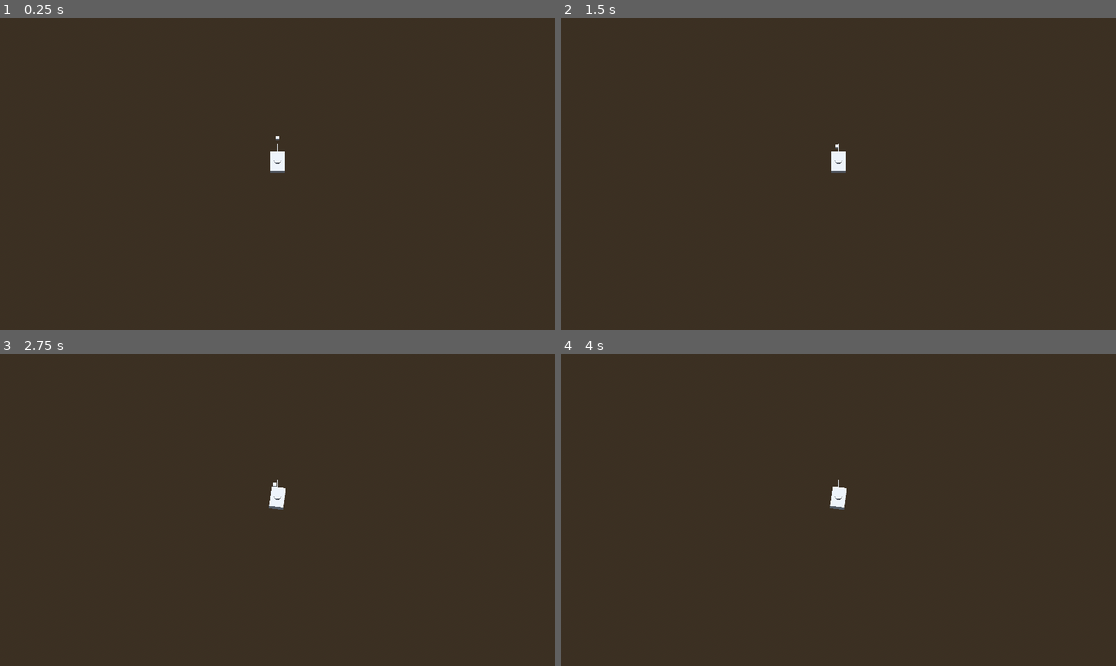
Above: before the commit, frames 1-4 (two rows, left to right).
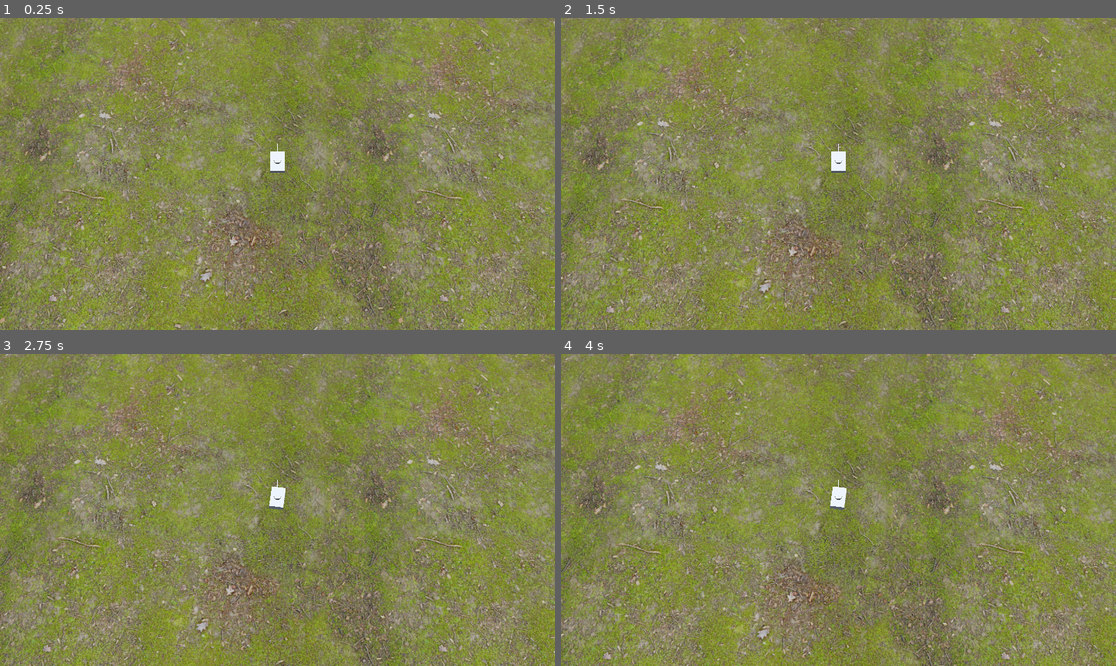
Above: after the commit, the same moments.

Repository: nmfightmaster/tank-survivor
Game: Godot game, scene res://scenes/game.tscn
Same seed, same stepped clock (60 frames per second), same inputs: the game is played once before the commit and once after it.
Inputs:
- Up to frame 1 (0.25 s): no input
- Up to frame 2 (1.5 s): tap Enter at 0.5 s; hold W (move_forward) 0.53-1.28 s; tap D (turn_clockwise) at 0.6 s; hold S (move_backward) from 1.28 s (still down); tap A (turn_counter_clockwise) at 1.35 s
- Up to frame 3 (2.75 s): release S (move_backward) at 2.03 s; hold W (move_forward) from 2.03 s (still down); tap D (turn_clockwise) at 2.1 s
- Up to frame 4 (4 s): tap A (turn_counter_clockwise) at 2.85 s; release W (move_forward) at 3.53 s; hold S (move_backward) from 3.53 s (still down); tap D (turn_clockwise) at 3.6 s

The runs differ from the first frame. In frame 1, 100% of the frame differs, in the area x 0-100%, y 0-100%; in frame 2, 100%; in frame 3, 100%; in frame 4, 100%.

Commit message:
floor texture!

Diff:
--- /dev/null
+++ b/assets/Ground037_1K-JPG/Ground037_1K-JPG.tres
@@ -0,0 +1,23 @@
+[gd_resource type="StandardMaterial3D" load_steps=6 format=3 uid="uid://dj1aslv3xjlh"]
+
+[ext_resource type="Texture2D" uid="uid://c8tpa3tcvb6qi" path="res://assets/Ground037_1K-JPG/Ground037_1K-JPG_AmbientOcclusion.jpg" id="AmbientOcclusion"]
+[ext_resource type="Texture2D" uid="uid://djw8xoy2m8fxy" path="res://assets/Ground037_1K-JPG/Ground037_1K-JPG_Color.jpg" id="Color"]
+[ext_resource type="Texture2D" uid="uid://5ofow8bqm6da" path="res://assets/Ground037_1K-JPG/Ground037_1K-JPG_Displacement.jpg" id="Displacement"]
+[ext_resource type="Texture2D" uid="uid://c2hjfpjh78o8o" path="res://assets/Ground037_1K-JPG/Ground037_1K-JPG_NormalGL.jpg" id="NormalGL"]
+[ext_resource type="Texture2D" uid="uid://dxgcplwcd7a1g" path="res://assets/Ground037_1K-JPG/Ground037_1K-JPG_Roughness.jpg" id="Roughness"]
+
+[resource]
+albedo_color = Color(0.47788018, 0.47788012, 0.47788012, 1)
+albedo_texture = ExtResource("Color")
+metallic_specular = 0.0
+roughness_texture = ExtResource("Roughness")
+roughness_texture_channel = 4
+normal_enabled = true
+normal_texture = ExtResource("NormalGL")
+ao_enabled = true
+ao_texture = ExtResource("AmbientOcclusion")
+ao_texture_channel = 4
+heightmap_enabled = true
+heightmap_scale = 1.0
+heightmap_texture = ExtResource("Displacement")
+uv1_scale = Vector3(100, 100, 1)
--- a/scenes/floor.tscn
+++ b/scenes/floor.tscn
@@ -1,8 +1,17 @@
-[gd_scene load_steps=2 format=3 uid="uid://b3pdxmdq6t8su"]
+[gd_scene load_steps=4 format=3 uid="uid://b3pdxmdq6t8su"]
+
+[ext_resource type="Material" uid="uid://dj1aslv3xjlh" path="res://assets/Ground037_1K-JPG/Ground037_1K-JPG.tres" id="1_ukw5w"]
 
 [sub_resource type="WorldBoundaryShape3D" id="WorldBoundaryShape3D_ryoud"]
+
+[sub_resource type="PlaneMesh" id="PlaneMesh_c41w6"]
+size = Vector2(10000, 10000)
 
 [node name="Floor" type="StaticBody3D"]
 
 [node name="CollisionShape3D" type="CollisionShape3D" parent="."]
 shape = SubResource("WorldBoundaryShape3D_ryoud")
+
+[node name="MeshInstance3D" type="MeshInstance3D" parent="."]
+material_override = ExtResource("1_ukw5w")
+mesh = SubResource("PlaneMesh_c41w6")
--- a/scenes/game.tscn
+++ b/scenes/game.tscn
@@ -16,8 +16,6 @@
 tonemap_mode = 2
 glow_enabled = true
 
-[sub_resource type="BoxMesh" id="BoxMesh_yqjtg"]
-
 [node name="Game" type="Node3D"]
 
 [node name="WorldEnvironment" type="WorldEnvironment" parent="."]
@@ -31,7 +29,3 @@
 transform = Transform3D(1, 0, 0, 0, 1, 0, 0, 0, 1, 0, 1, 0)
 
 [node name="Floor" parent="." instance=ExtResource("1_uwrxv")]
-
-[node name="MeshInstance3D" type="MeshInstance3D" parent="."]
-transform = Transform3D(1, 0, 0, 0, 1, 0, 0, 0, 1, 0, 0, -8.028727)
-mesh = SubResource("BoxMesh_yqjtg")
--- a/scripts/enemy.gd
+++ b/scripts/enemy.gd
@@ -2,16 +2,7 @@
 
 @export var speed: float = 4.0
 
-@onready var last_pos = global_position
-
-func _ready() -> void:
-	print("Enemy READY at: ", global_position, " PATH: ", get_path(), " ID: ", get_instance_id())
-
 func _physics_process(delta: float) -> void:
-	if global_position.distance_to(last_pos) > 1.0:
-		print("Enemy JUMPED from ", last_pos, " to ", global_position, " ID: ", get_instance_id())
-	last_pos = global_position
-
 	var direction = global_position.direction_to(GameManager.player_position)
 	velocity = direction * speed
 	move_and_slide()
Not shown, added: assets/Ground037_1K-JPG/Ground037.png.import
Not shown, added: assets/Ground037_1K-JPG/Ground037_1K-JPG.blend.import
Binary file added: assets/Ground037_1K-JPG/Ground037_1K-JPG_AmbientOcclusion.jpg
Not shown, added: assets/Ground037_1K-JPG/Ground037_1K-JPG_AmbientOcclusion.jpg.import
Binary file added: assets/Ground037_1K-JPG/Ground037_1K-JPG_Color.jpg
Not shown, added: assets/Ground037_1K-JPG/Ground037_1K-JPG_Color.jpg.import
Binary file added: assets/Ground037_1K-JPG/Ground037_1K-JPG_Displacement.jpg
Not shown, added: assets/Ground037_1K-JPG/Ground037_1K-JPG_Displacement.jpg.import
Binary file added: assets/Ground037_1K-JPG/Ground037_1K-JPG_NormalDX.jpg
Not shown, added: assets/Ground037_1K-JPG/Ground037_1K-JPG_NormalDX.jpg.import
Binary file added: assets/Ground037_1K-JPG/Ground037_1K-JPG_NormalGL.jpg
Not shown, added: assets/Ground037_1K-JPG/Ground037_1K-JPG_NormalGL.jpg.import
(and 6 more such lines)
